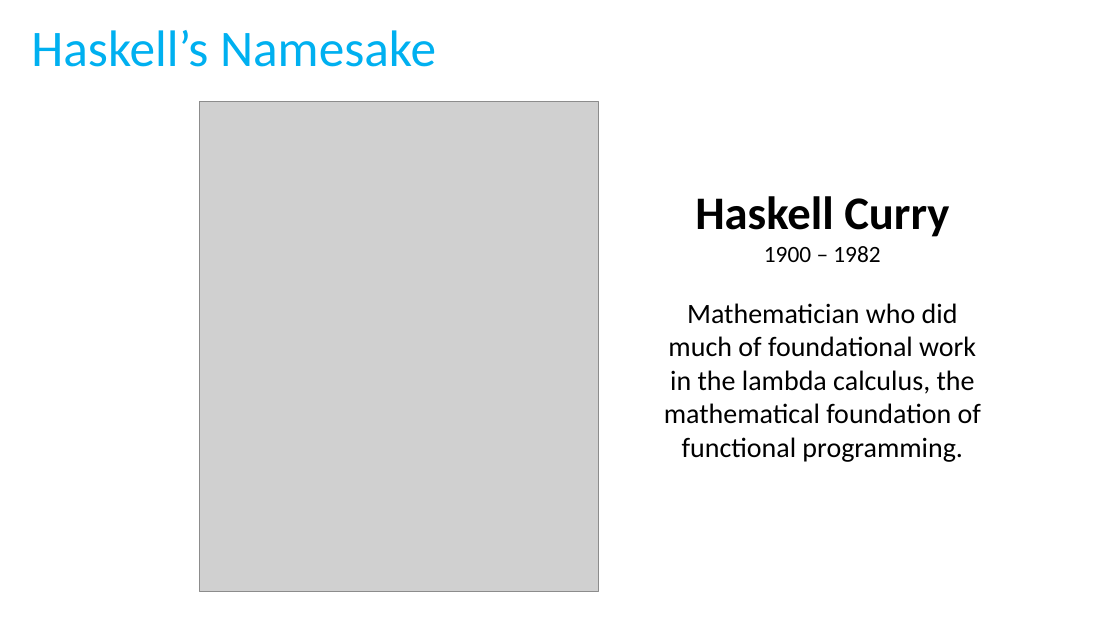
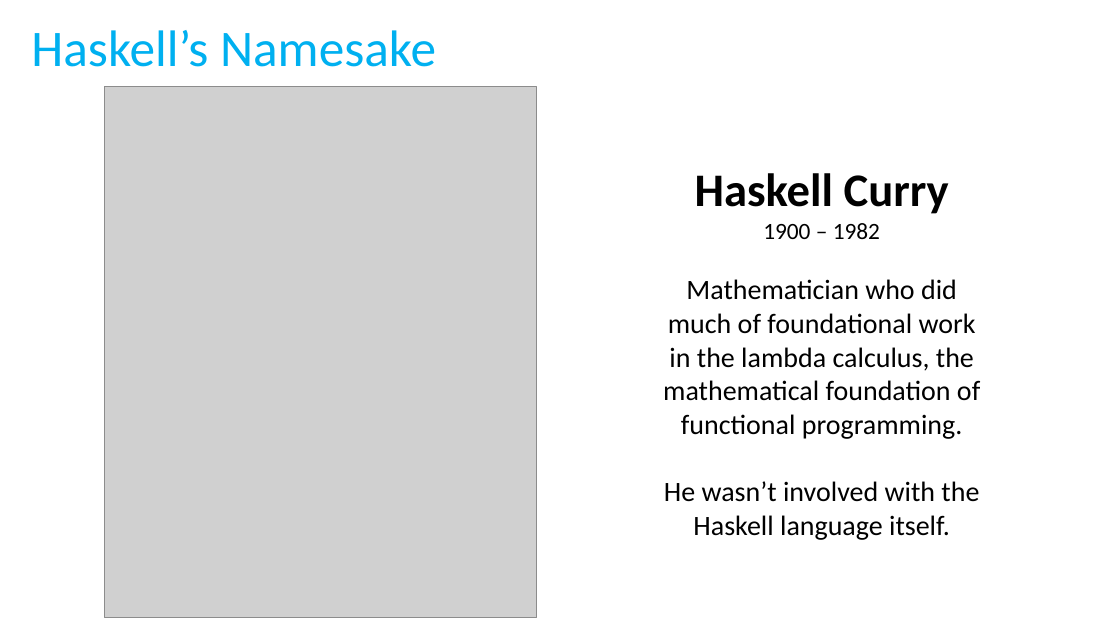
Before and after one commit to tjd1234/cmpt383summer2022, a slide deck: slide 12 of docs/languages/haskell/haskell1990.pptx (slide 11 before the commit). Drawn at 1120x630 pixels with LibreOffice and Linux fonts; fonts in the diff are those of the drawing; grey boxes stand for pictures. Boxes give left, top, right and bottom in pixels: in the first picture for what was removed or moved away, otherwise in the second. Text is boxed around its words. In the diff, an @@ line names an element or a change of style, - is before the commit and + after.

```diff
--- a/docs/languages/haskell/haskell1990.pptx
+++ b/docs/languages/haskell/haskell1990.pptx
@@ picture resized from (x1=200, y1=102, x2=598, y2=592) to (x1=105, y1=87, x2=537, y2=618) @@
@@ text "Haskell Curry" moved from (x1=664, y1=196, x2=981, y2=462) to (x1=663, y1=173, x2=980, y2=540) @@
@@ text at (x1=664, y1=481, x2=979, y2=540): paragraph added @@
+He wasn’t involved with the Haskell language itself.
```
Also in this commit, not shown: 9 other slides changed, 1 slide added, 1 slide removed, 4 other files.
